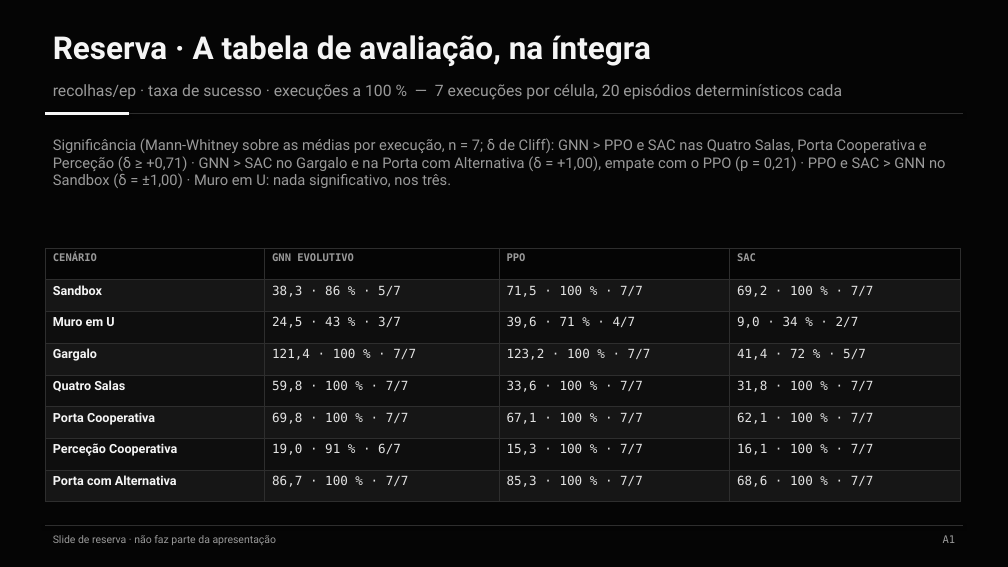
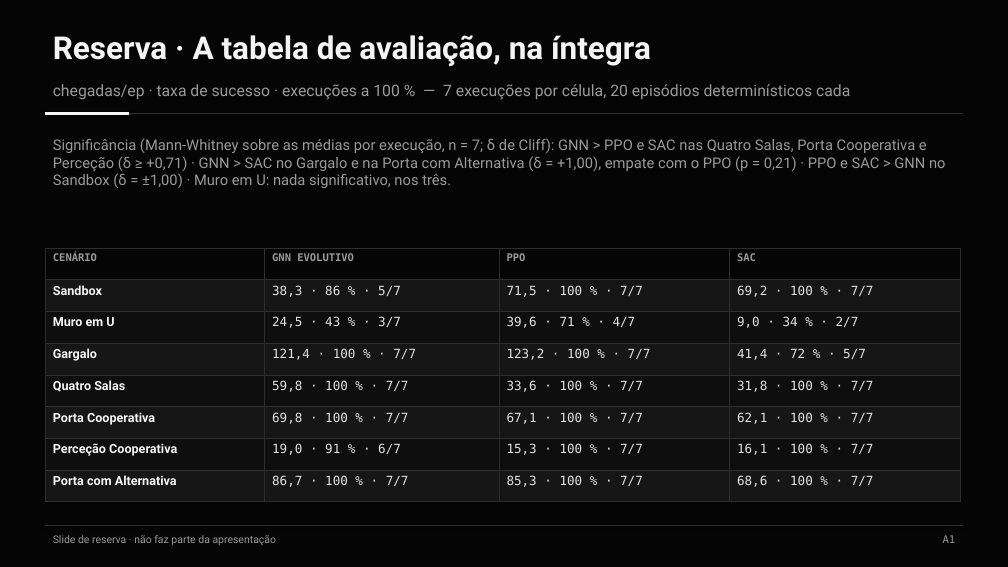
Before and after one commit to Pombo2001/swarm-robotics-tese, a slide deck: slide 20 of Defesa/slides_defesa.pptx. Drawn at 1008x567 pixels with LibreOffice and Linux fonts; fonts in the diff are those of the drawing. Boxes give left, top, right and bottom in pixels: in the first picture for what was removed or moved away, otherwise in the second. Text is boxed around its words. In the diff, an @@ line names an element or a change of style, - is before the commit and + after.

```diff
--- a/Defesa/slides_defesa.pptx
+++ b/Defesa/slides_defesa.pptx
@@ text at (x1=53, y1=84, x2=850, y2=100): text changed @@
-recolhas/ep · taxa de sucesso · execuções a 100 % — 7 execuções por célula, 20 episódios determinísticos cada
+chegadas/ep · taxa de sucesso · execuções a 100 % — 7 execuções por célula, 20 episódios determinísticos cada
```
Also in this commit, not shown: 10 other slides changed, 41 other files.
